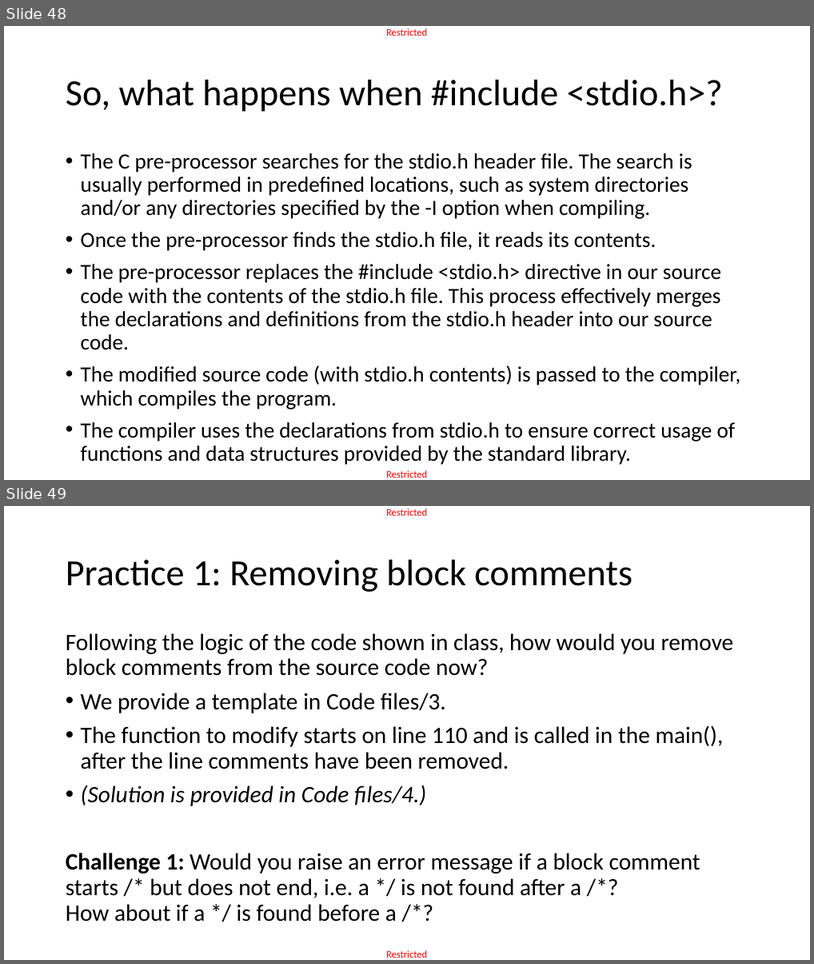
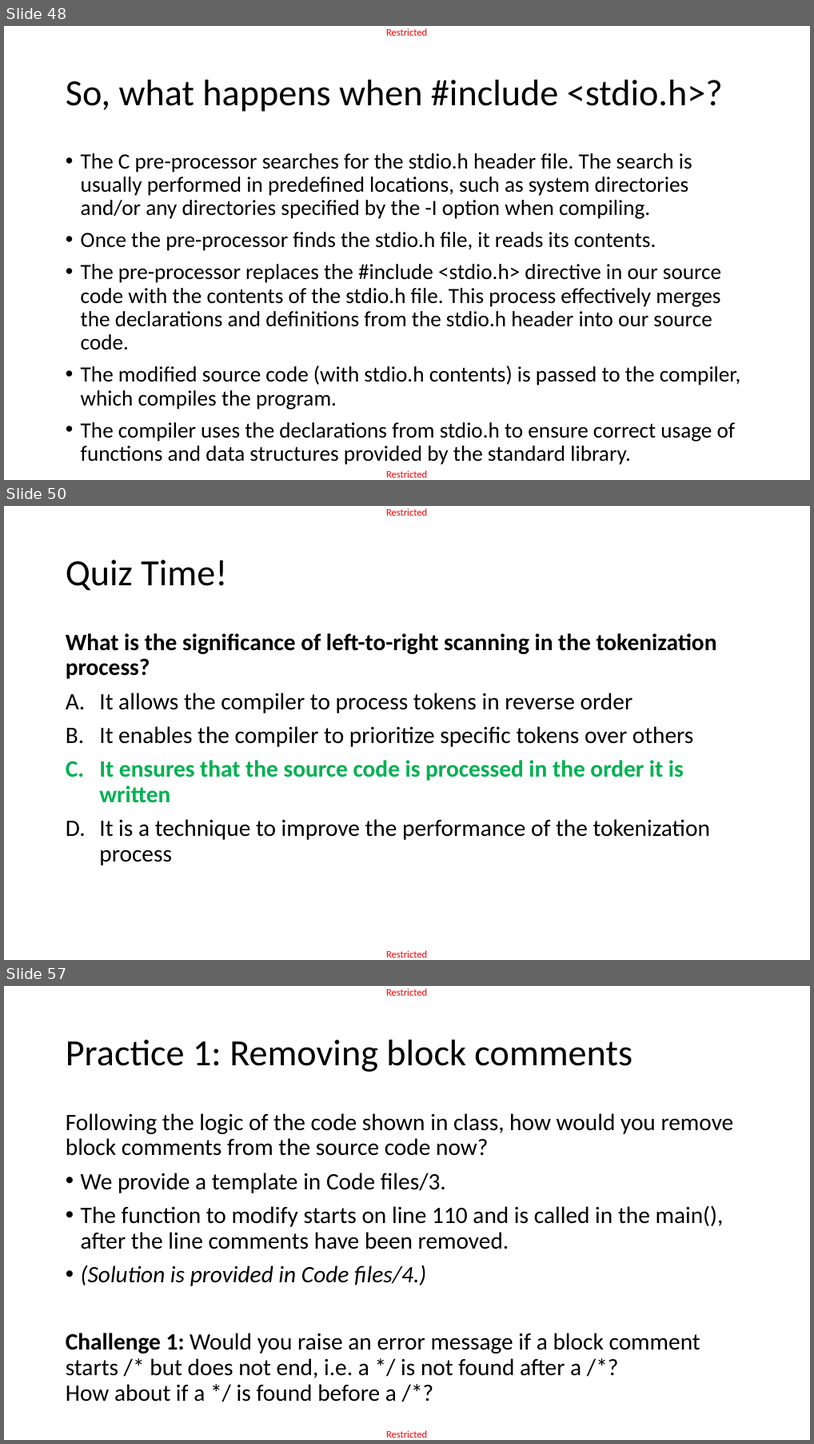
Before and after one commit to matthieudemari/SUTD_PLC_50_051, a slide deck: W10/W10S1/W10S1.pptx. Shown one above the other, each under a label of ours: slides 48 and 49 before the commit, slides 48, 50 and 57 after it; the slides between them are not shown. The pictures are 814x964 and 814x1444 pixels, drawn with LibreOffice and Linux fonts; fonts in the diff are those of the drawing. Boxes give left, top, right and bottom in pixels: in the first picture for what was removed or moved away, otherwise in the second. Text is boxed around its words. In the diff, an @@ line names an element or a change of style, - is before the commit and + after.

Commit message:
Added Quiz to W10S1 slides and finalized W10S2 slides.

```diff
--- a/W10/W10S1/W10S1.pptx
+++ b/W10/W10S1/W10S1.pptx
@@ slide 50 added at (4,506,810,960), background #FFFFFF; not listed: 2 template elements that a slide beside it also shows @@
@@ title added at (66,560,227,590), 44 pt, text #000000 @@
+Quiz Time!
@@ text added at (66,633,718,865), 28 pt, text #000000 @@
+What is the significance of left-to-right scanning in the tokenization process?
+A. It allows the compiler to process tokens in reverse order
+B. It enables the compiler to prioritize specific tokens over others
+C. It ensures that the source code is processed in the order it is written
+D. It is a technique to improve the performance of the tokenization process
@@ what was slide 49 is now slide 57 @@
```
Also in this commit, not shown: 7 other slides added, 3 other files.
